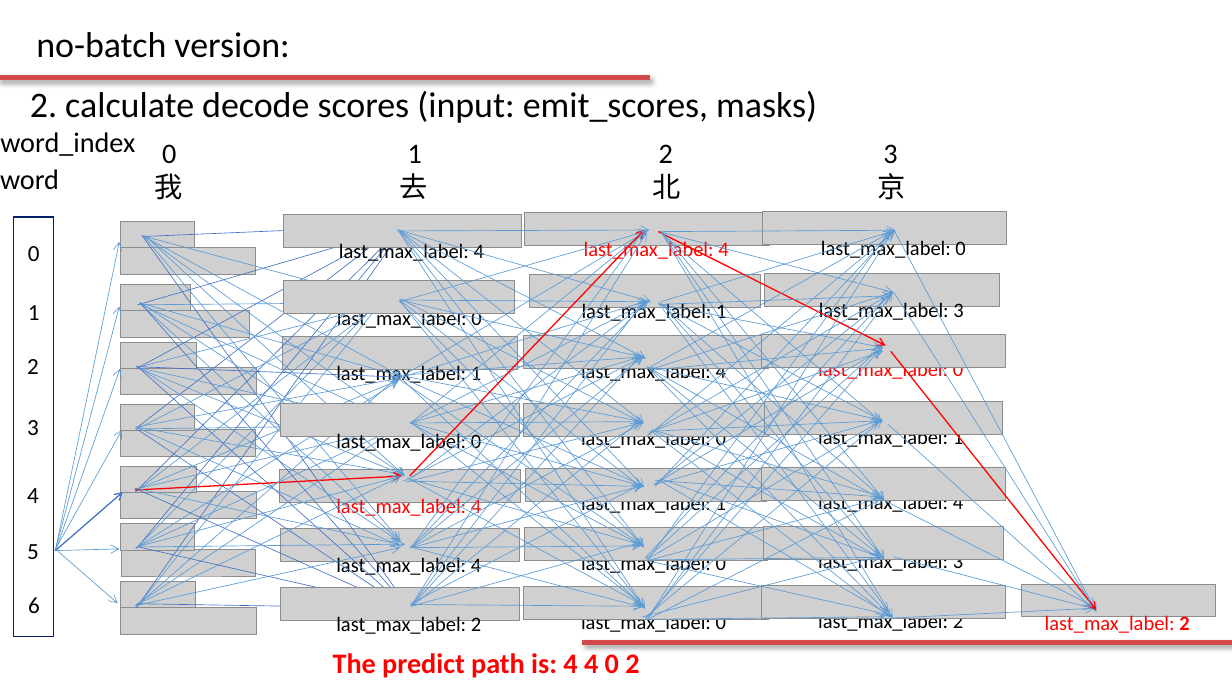
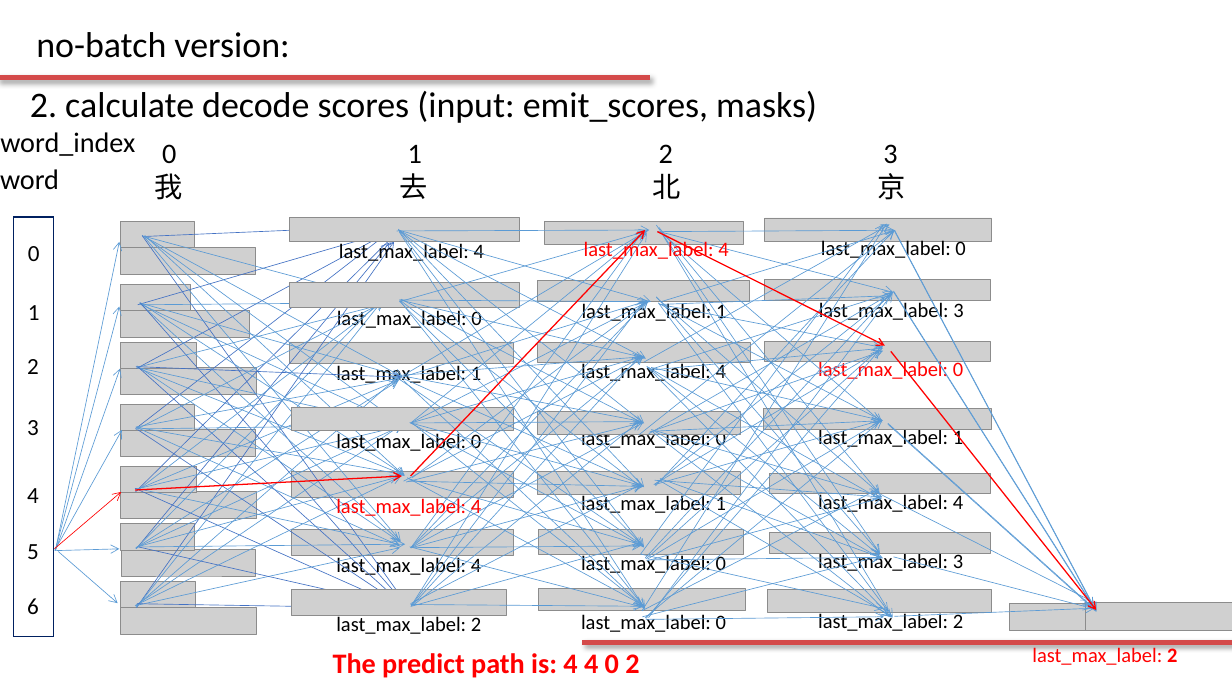
Before and after one commit to Joyce94/BiLSTM-CRF-pytorch, a slide deck: slide 34 of Bi-LSTM-CRF-ver1.pptx. Drawn at 1232x693 pixels with LibreOffice and Linux fonts; fonts in the diff are those of the drawing; grey boxes stand for pictures; background and template pictures are left out. Boxes give left, top, right and bottom in pixels: in the first picture for what was removed or moved away, otherwise in the second. Text is boxed around its words. In the diff, an @@ line names an element or a change of style, - is before the commit and + after.

```diff
--- a/Bi-LSTM-CRF-ver1.pptx
+++ b/Bi-LSTM-CRF-ver1.pptx
@@ picture: place and size @@
-picture at <box>283,214,521,248</box>
+picture at <box>289,217,519,242</box>
@@ picture: place and size @@
-picture at <box>525,213,770,246</box>
+picture at <box>544,221,743,244</box>
@@ arrow moved from (647, 436) - (896, 230) to (639, 435) - (895, 230) @@
@@ arrow moved from (647, 620) - (892, 233) to (642, 611) - (887, 224) @@
@@ picture: place and size @@
-picture at <box>762,211,1007,244</box>
+picture at <box>765,218,992,242</box>
@@ arrow added from (895, 230) to (1096, 611), #5B9BD5 0.5 pt @@
@@ picture: place and size @@
-picture at <box>284,281,515,314</box>
+picture at <box>289,283,519,308</box>
@@ picture: place and size @@
-picture at <box>530,274,761,308</box>
+picture at <box>538,281,750,301</box>
@@ picture: place and size @@
-picture at <box>765,274,1000,307</box>
+picture at <box>765,279,991,300</box>
@@ arrow added from (894, 291) to (1094, 606), #5B9BD5 0.5 pt @@
@@ picture: place and size @@
-picture at <box>283,336,518,370</box>
+picture at <box>289,342,513,363</box>
@@ picture: place and size @@
-picture at <box>524,335,769,369</box>
+picture at <box>538,343,750,362</box>
@@ picture: place and size @@
-picture at <box>762,335,1006,368</box>
+picture at <box>765,341,991,361</box>
@@ picture: place and size @@
-picture at <box>281,404,519,437</box>
+picture at <box>292,408,514,431</box>
@@ picture: place and size @@
-picture at <box>524,403,769,436</box>
+picture at <box>538,411,741,435</box>
@@ picture: place and size @@
-picture at <box>764,402,1003,435</box>
+picture at <box>763,409,991,430</box>
@@ arrow added from (888, 423) to (1092, 606), #5B9BD5 0.5 pt @@
@@ picture: place and size @@
-picture at <box>279,470,519,504</box>
+picture at <box>292,472,514,498</box>
@@ picture: place and size @@
-picture at <box>526,469,766,502</box>
+picture at <box>538,472,741,494</box>
@@ picture: place and size @@
-picture at <box>762,467,1006,500</box>
+picture at <box>769,474,990,494</box>
@@ arrow (55, 549) - (121, 492): stroke #4472C4 1 pt to #FF0000 0.5 pt @@
@@ arrow moved from (647, 620) - (884, 498) to (642, 611) - (879, 489) @@
@@ picture: place and size @@
-picture at <box>281,529,519,562</box>
+picture at <box>291,531,513,555</box>
@@ picture: place and size @@
-picture at <box>525,528,768,561</box>
+picture at <box>538,530,743,555</box>
@@ picture: place and size @@
-picture at <box>763,527,1004,560</box>
+picture at <box>770,533,991,554</box>
@@ 8 arrows: place and size @@
-8 arrows at <box>647,231,1094,616</box>
+8 arrows at <box>640,225,1091,609</box>
@@ picture: place and size @@
-picture at <box>281,588,519,621</box>
+picture at <box>292,590,507,616</box>
@@ picture: place and size @@
-picture at <box>524,587,769,620</box>
+picture at <box>538,589,746,611</box>
@@ picture: place and size @@
-picture at <box>762,586,1006,619</box>
+picture at <box>768,590,992,613</box>
@@ arrow moved from (884, 618) - (1095, 608) to (895, 616) - (1095, 608) @@
@@ picture added at <box>1010,604,1088,630</box> @@
@@ picture: place and size @@
-picture at <box>1021,585,1215,617</box>
+picture at <box>1086,603,1232,631</box>
@@ text "last_max_label: 2": place and size @@
-text "last_max_label: 2" at <box>1045,613,1189,633</box>
+text "last_max_label: 2" at <box>1032,645,1177,668</box>
```
Also in this commit, not shown: 7 other slides changed, 2 other files.
